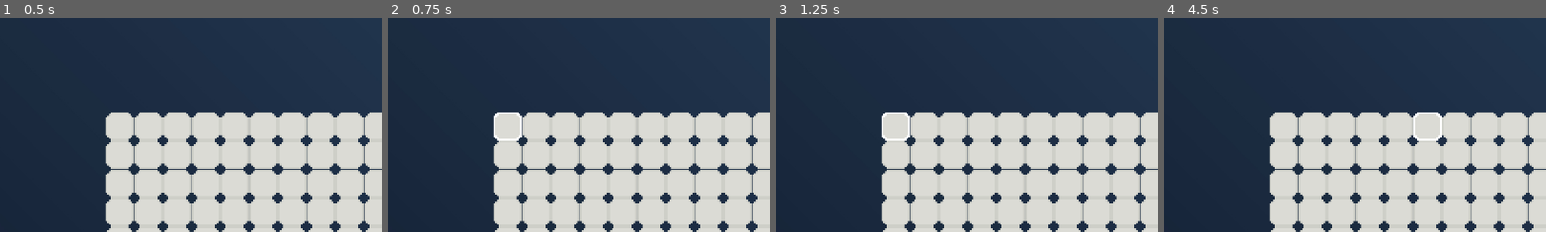
Above: before the commit, frames 1-4 (left to right).
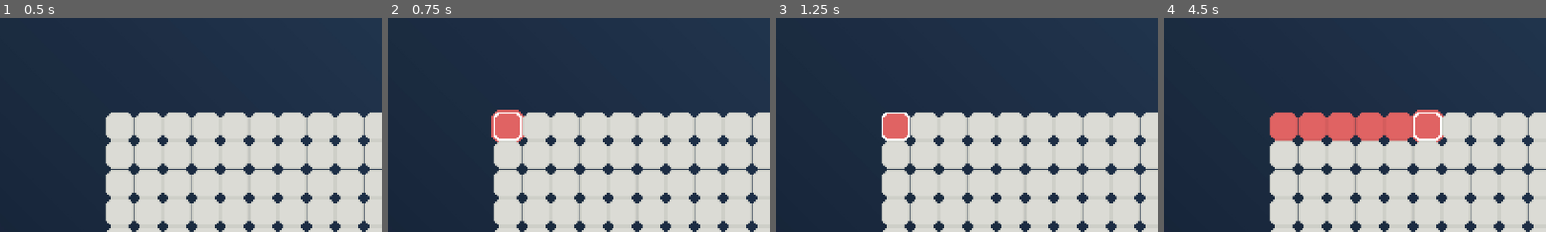
Above: after the commit, the same moments.

Repository: AurelinkZ/color-blocks
Game: Godot game, scene res://Scenes/level_editor.tscn
Two runs of this game, one before a commit and one after it. Both use one fixed random seed, a clock stepped at 60 frames per second and the inputs below. This scene is started directly instead of the project's main scene.
Inputs (mouse positions are % of the whole screen's width and height, from its top left):
- Up to frame 1 (0.5 s): no input
- Up to frame 2 (0.75 s): tap Enter at 0.5 s; move the mouse to (33, 30) at 0.52 s; click (33, 30) at 0.67 s
- Up to frame 3 (1.25 s): no input
- Up to frame 4 (4.5 s): tap Space at 1.25, 2.75, 4.25 s; move the mouse to (37, 30) at 1.27 s; click (37, 30) at 1.42 s; tap Enter at 2, 3.5 s; move the mouse to (41, 30) at 2.02 s; click (41, 30) at 2.17 s; move the mouse to (44, 30) at 2.77 s; click (44, 30) at 2.92 s; move the mouse to (48, 30) at 3.52 s; click (48, 30) at 3.67 s; move the mouse to (52, 30) at 4.27 s; click (52, 30) at 4.42 s
The pictures show only the part of the screen within x 17-67%, y 5-55%; the shares and areas given below are measured in that part.

Frame 1 is identical in both runs. In frame 2, 1.0% of the frame differs, in the area x 27-36%, y 42-59%; in frame 3, 0.7%; in frame 4, 5.5%, in the area x 27-74%, y 42-59%.

Commit message:
Add change colors when clicked in level editor
Store and operate on Block node instances instead of raw colors in the grid editor. Add a Block scene (Scenes/block.tscn...tmp) and update Scripts/block.gd to own texture state, change set_color_first/set_color signatures, and guard hover logic. Update grid view scripts to call set_color() on instances (remove TEXTURES param), add refresh_block() in grid_view_editor, and set up blocks with set_cell() when instantiating. Wire block_clicked signal into level editor scene and script, add selected_color and a handler to update grid and view. Minor grid_editor tweaks: comment fix and get_cell_color() accessor. These changes decouple texture data from callers and allow interactive block editing.

Diff:
--- a/Scenes/level_editor.tscn
+++ b/Scenes/level_editor.tscn
@@ -18,3 +18,5 @@
 
 [node name="GridViewEditor" type="Node2D" parent="." unique_id=398632500]
 script = ExtResource("3_n1xa8")
+
+[connection signal="block_clicked" from="GridViewEditor" to="." method="_on_grid_view_editor_block_clicked"]
--- a/Scripts/block.gd
+++ b/Scripts/block.gd
@@ -3,10 +3,12 @@
 signal block_clicked(cell: Vector2i)
 var cell: Vector2i
 var hover_sprite: Sprite2D
+var textures: Dictionary
 
-func set_color_first(color: Color, textures: Dictionary):
+func set_color_first(color: Color, textures_selected: Dictionary):
+	textures = textures_selected
 	if textures.has(color):
-		set_color(color, textures)
+		set_color(color)
 
 		# Setup for shadow behind the sprite
 		var shadow = Sprite2D.new()
@@ -26,7 +28,7 @@
 	else:
 		push_warning("Color is not in the textures dictionary: ", color)
 
-func set_color(color: Color, textures: Dictionary):
+func set_color(color: Color):
 	if textures.has(color):
 		# Setup for the main sprite
 		var sprite = $MainSprite
@@ -47,10 +49,11 @@
 
 func _on_cursor_hover() -> void:
 	AudioManager.play_hover()
-	hover_sprite.show()
-	var tween = create_tween()
-	tween.tween_property(hover_sprite, "scale", Vector2(1.2, 1.2), 0.08)
-	tween.tween_property(hover_sprite, "scale", Vector2(1.0, 1.0), 0.08)
+	if hover_sprite != null:
+		hover_sprite.show()
+		var tween = create_tween()
+		tween.tween_property(hover_sprite, "scale", Vector2(1.2, 1.2), 0.08)
+		tween.tween_property(hover_sprite, "scale", Vector2(1.0, 1.0), 0.08)
 
 func _on_cursor_not_hovering() -> void:
 	var tween = create_tween()
--- a/Scripts/grid_view.gd
+++ b/Scripts/grid_view.gd
@@ -57,7 +57,7 @@
 	block_clicked.emit(cell)
 
 func refresh_one(cell: Vector2i, color: Color):
-	grid_view[cell].set_color(color, TEXTURES)
+	grid_view[cell].set_color(color)
 	AudioManager.play_pop(current_pitch_scale)
 	current_pitch_scale += PITCH_STEP
 
@@ -83,4 +83,4 @@
 
 func refresh_grid(grid: Dictionary):
 	for cell in grid:
-		grid_view[cell].set_color(grid[cell], TEXTURES)
+		grid_view[cell].set_color(grid[cell])
--- a/Scripts/grid_view_editor.gd
+++ b/Scripts/grid_view_editor.gd
@@ -7,7 +7,7 @@
 
 var width: int
 var height: int
-var grid_view: Dictionary[Vector2i, Color]
+var grid_view: Dictionary # Vector2i -> block
 
 func setup_new_grid_view(grid: Dictionary, grid_width: int, grid_height: int):
 	width = grid_width
@@ -20,10 +20,15 @@
 			var new_block = BLOCK.instantiate()
 			new_block.position.x = (offset_x + GameAssets.BLOCK_SIZE * x)
 			new_block.position.y = (offset_y + GameAssets.BLOCK_SIZE * y)
+			new_block.set_cell(Vector2i(x, y))
 			new_block.block_clicked.connect(_on_block_clicked)
 			new_block.set_color_first(grid[Vector2i(x, y)], BLOCK_TEXTURES)
-			grid_view[Vector2i(x, y)] = grid[Vector2i(x, y)]
+			grid_view[Vector2i(x, y)] = new_block
 			add_child(new_block)
+
+func refresh_block(cell, color: Color):
+	grid_view[cell].set_color(color)
+	AudioManager.play_pop(1.0)
 
 func _on_block_clicked(cell: Vector2i):
 	block_clicked.emit(cell)
--- a/Scripts/level_editor.gd
+++ b/Scripts/level_editor.gd
@@ -2,6 +2,8 @@
 
 var initial_width = 10
 var initial_height = 7
+
+var selected_color = Color.RED
 
 @onready var grid_editor = $GridEditor
 @onready var grid_view_editor = $GridViewEditor
@@ -9,3 +11,8 @@
 func _ready() -> void:
 	grid_editor.setup_initial_grid()
 	grid_view_editor.setup_new_grid_view(grid_editor.grid, grid_editor.width, grid_editor.height)
+
+
+func _on_grid_view_editor_block_clicked(cell: Vector2i) -> void:
+	grid_editor.set_cell(cell, selected_color)
+	grid_view_editor.refresh_block(cell, selected_color)
--- a/grid_editor.gd
+++ b/grid_editor.gd
@@ -8,6 +8,7 @@
 var grid: Dictionary # Vector2i -> Color (Example: Vector2i(0, 0) -> Color.WHITE)
 
 ## Function to use to initialise the first grid of the level editor
+# Every cell of the grid will be blank (Color.WHTIE)
 func setup_initial_grid():
 	for y in height:
 		for x in width:
@@ -38,3 +39,6 @@
 func set_cell(cell: Vector2i, color: Color):
 	if GameAssets.TEXTURE_BLOCKS.has(color):
 		grid[cell] = color
+
+func get_cell_color(cell: Vector2i):
+	return grid[cell]
Not shown, added: Scenes/block.tscn4901519782.tmp
